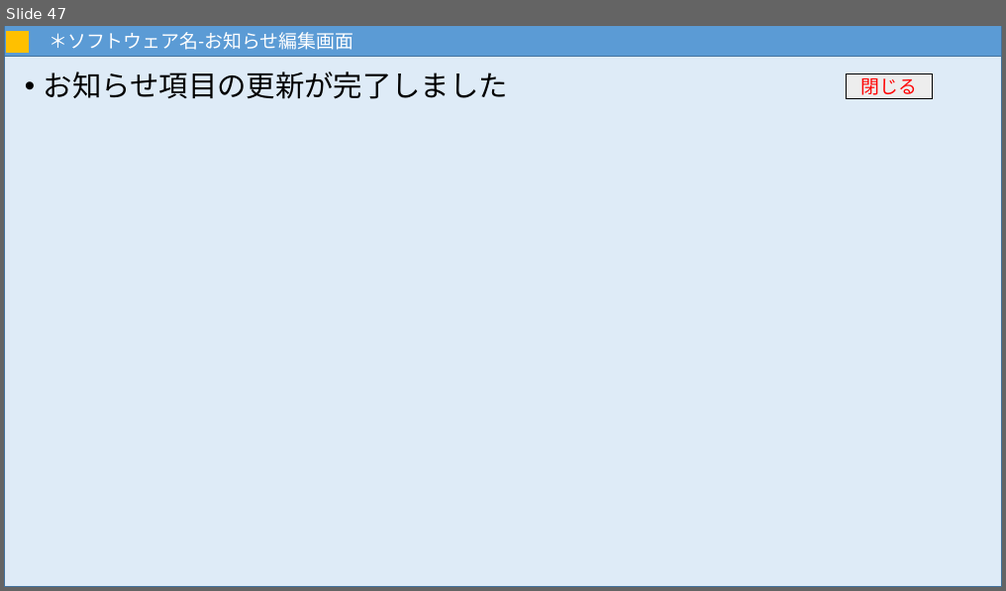
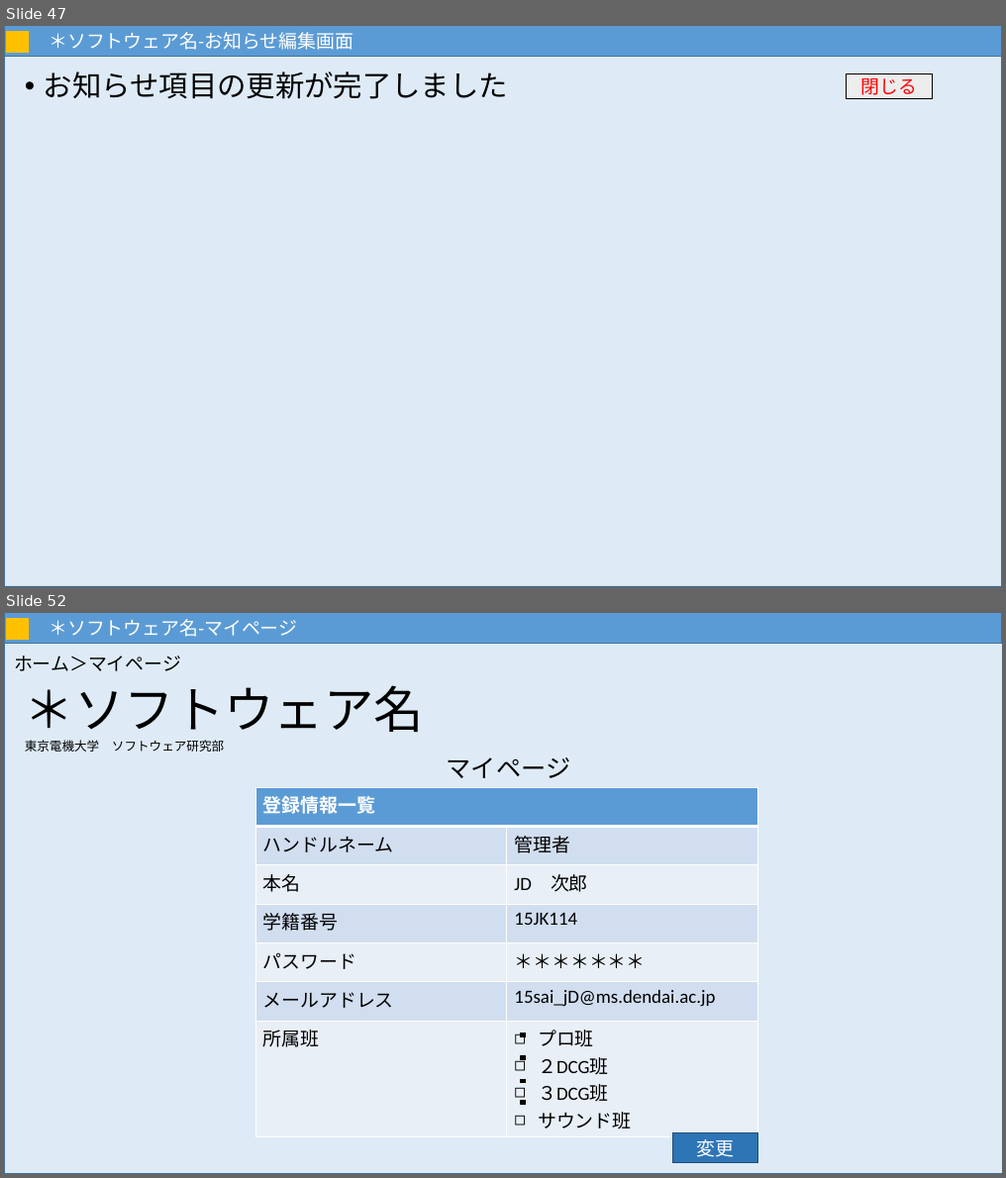
Before and after one commit to MNB-oda/MNB, a slide deck: 提出課題/外部設計書/画面設計.pptx. Shown one above the other, each under a label of ours: slide 47 before the commit, slides 47 and 52 after it; the slides between them are not shown. The pictures are 1006x591 and 1006x1178 pixels, drawn with LibreOffice and Linux fonts; fonts in the diff are those of the drawing. Boxes give left, top, right and bottom in pixels: in the first picture for what was removed or moved away, otherwise in the second. Text is boxed around its words. In the diff, an @@ line names an element or a change of style, - is before the commit and + after.

```diff
--- a/提出課題/外部設計書/画面設計.pptx
+++ b/提出課題/外部設計書/画面設計.pptx
@@ slide 52 added at <box>4,613,1002,1174</box>, background #FFFFFF @@
@@ rectangle added at <box>4,613,1002,643</box>, fill #5B9BD5, outline #43739E 1 pt, 18 pt, text #FFFFFF @@
+＊ソフトウェア名-マイページ
@@ rectangle added at <box>5,613,1002,1174</box>, fill #DEEBF7, outline #43739E 1 pt @@
@@ rectangle added at <box>6,618,28,639</box>, fill #FFC000, outline #FFC000 1 pt @@
@@ text added at <box>14,656,181,671</box>, 18 pt, text #000000 @@
+ホーム＞マイページ
@@ text added at <box>25,685,424,752</box>, 12 pt, text #000000 @@
+＊ソフトウェア名
+東京電機大学 ソフトウェア研究部
@@ text added at <box>447,758,570,778</box>, 24 pt, text #000000 @@
+マイページ
@@ table added at <box>255,787,758,1134</box>, 7 rows, 2 columns @@
+登録情報一覧 | 
+ハンドルネーム | 管理者
+本名 | JD 次郎
+学籍番号 | 15JK114
+パスワード | ＊＊＊＊＊＊＊
+メールアドレス | 15sai_jD@ms.dendai.ac.jp
+所属班 | プロ班 / ２DCG班 / ３DCG班 / サウンド班
@@ rectangle added at <box>521,1034,525,1038</box>, fill #000000, outline #000000 1 pt @@
@@ rectangle added at <box>521,1057,525,1059</box>, fill #000000, outline #000000 1 pt @@
@@ rectangle added at <box>521,1079,525,1083</box>, fill #000000, outline #000000 1 pt @@
@@ rectangle added at <box>521,1100,525,1104</box>, fill #000000, outline #000000 1 pt @@
@@ rectangle added at <box>673,1134,758,1164</box>, fill #2E75B6, outline #1F4E79 1 pt, 18 pt, text #FFFFFF @@
+変更
```
Also in this commit, not shown: 3 slides changed, 1 other slide added.
